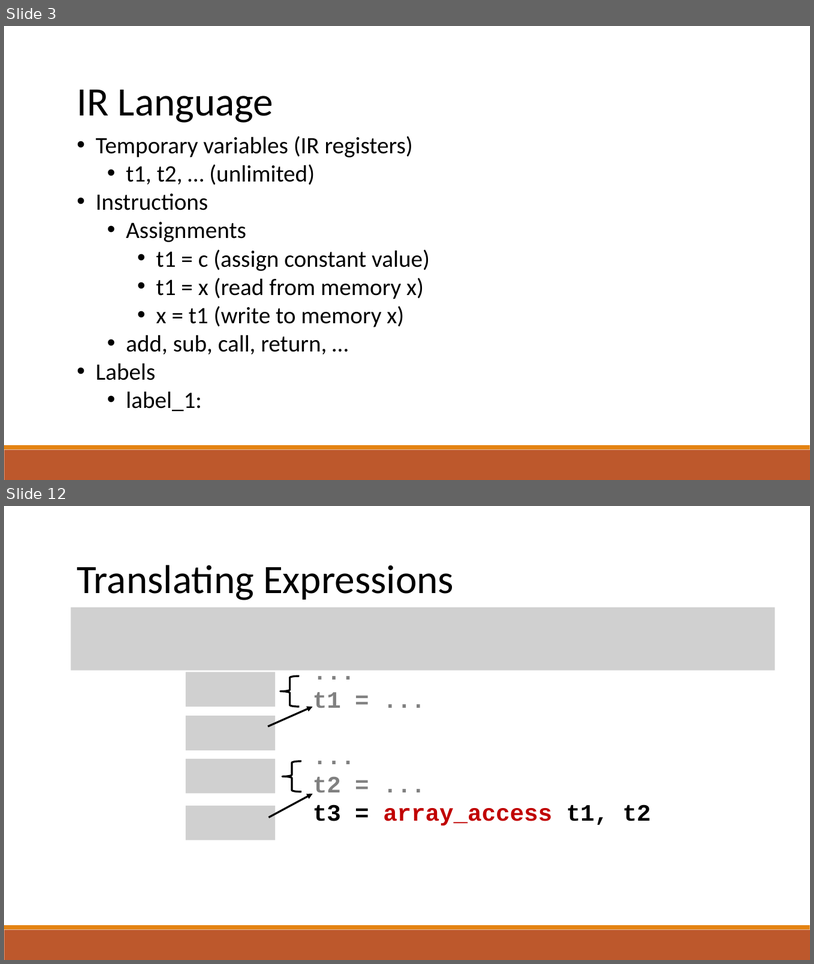
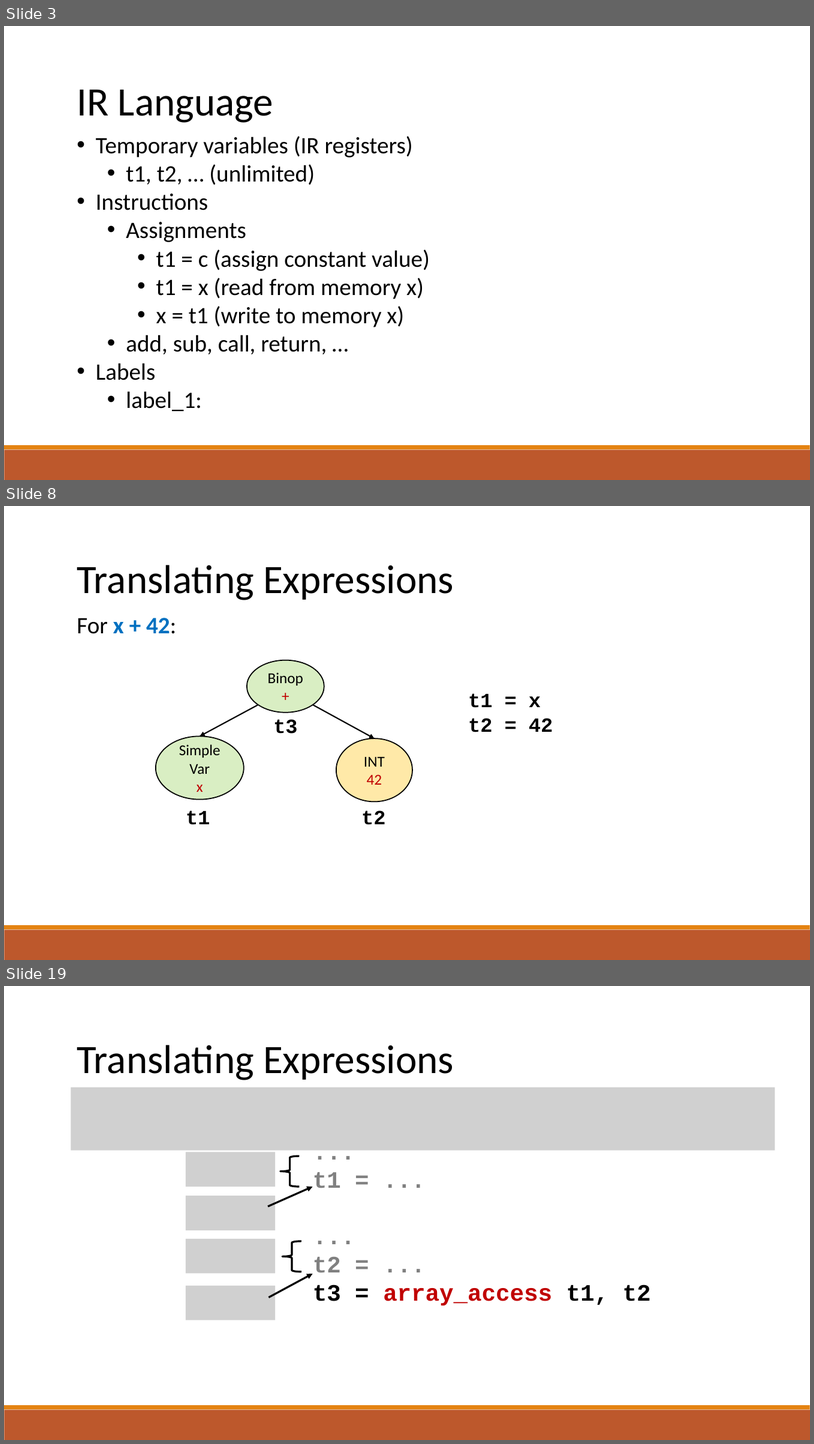
Before and after one commit to raghadzeidan/COMPILATION_TAU_FOR_STUDENTS, a slide deck: new_slides/IR.pptx. Shown one above the other, each under a label of ours: slides 3 and 12 before the commit, slides 3, 8 and 19 after it; the slides between them are not shown. The pictures are 814x964 and 814x1444 pixels, drawn with LibreOffice and Linux fonts; fonts in the diff are those of the drawing; grey boxes stand for pictures. Boxes give left, top, right and bottom in pixels: in the first picture for what was removed or moved away, otherwise in the second. Text is boxed around its words. In the diff, an @@ line names an element or a change of style, - is before the commit and + after.

```diff
--- a/new_slides/IR.pptx
+++ b/new_slides/IR.pptx
@@ slide 8 added at bbox=[4, 506, 810, 960], background #FFFFFF; not listed: 2 template elements that a slide beside it also shows @@
@@ text added at bbox=[77, 565, 454, 600], 48 pt, text #000000 @@
+Translating Expressions
@@ text added at bbox=[77, 618, 176, 634], 28 pt, text #000000 @@
+For x + 42:
@@ ellipse added at bbox=[247, 660, 324, 712], fill #92D050 at 34% opacity, outline #000000 1.25 pt, 18 pt, text #000000 @@
+Binop
++
@@ text added at bbox=[468, 693, 553, 732], 24 pt, text #000000, bold @@
+t1 = x
+t2 = 42
@@ arrow added from (258, 705) to (200, 736), #000000 1.5 pt @@
@@ text added at bbox=[273, 719, 297, 733], 24 pt, text #000000, bold @@
+t3
@@ arrow added from (313, 705) to (375, 738), #000000 1.5 pt @@
@@ ellipse added at bbox=[156, 736, 244, 799], fill #92D050 at 34% opacity, outline #000000 1.25 pt, 18 pt, text #000000 @@
+Simple
+Var
+x
@@ ellipse added at bbox=[337, 738, 413, 801], fill #FFC000 at 34% opacity, outline #000000 1.25 pt, 18 pt, text #000000 @@
+INT
+42
@@ text added at bbox=[186, 810, 210, 825], 24 pt, text #000000, bold @@
+t1
@@ text added at bbox=[362, 810, 386, 825], 24 pt, text #000000, bold @@
+t2
@@ what was slide 12 is now slide 19 @@
```
Also in this commit, not shown: 14 slides changed, 16 other slides added, 1 other file.
